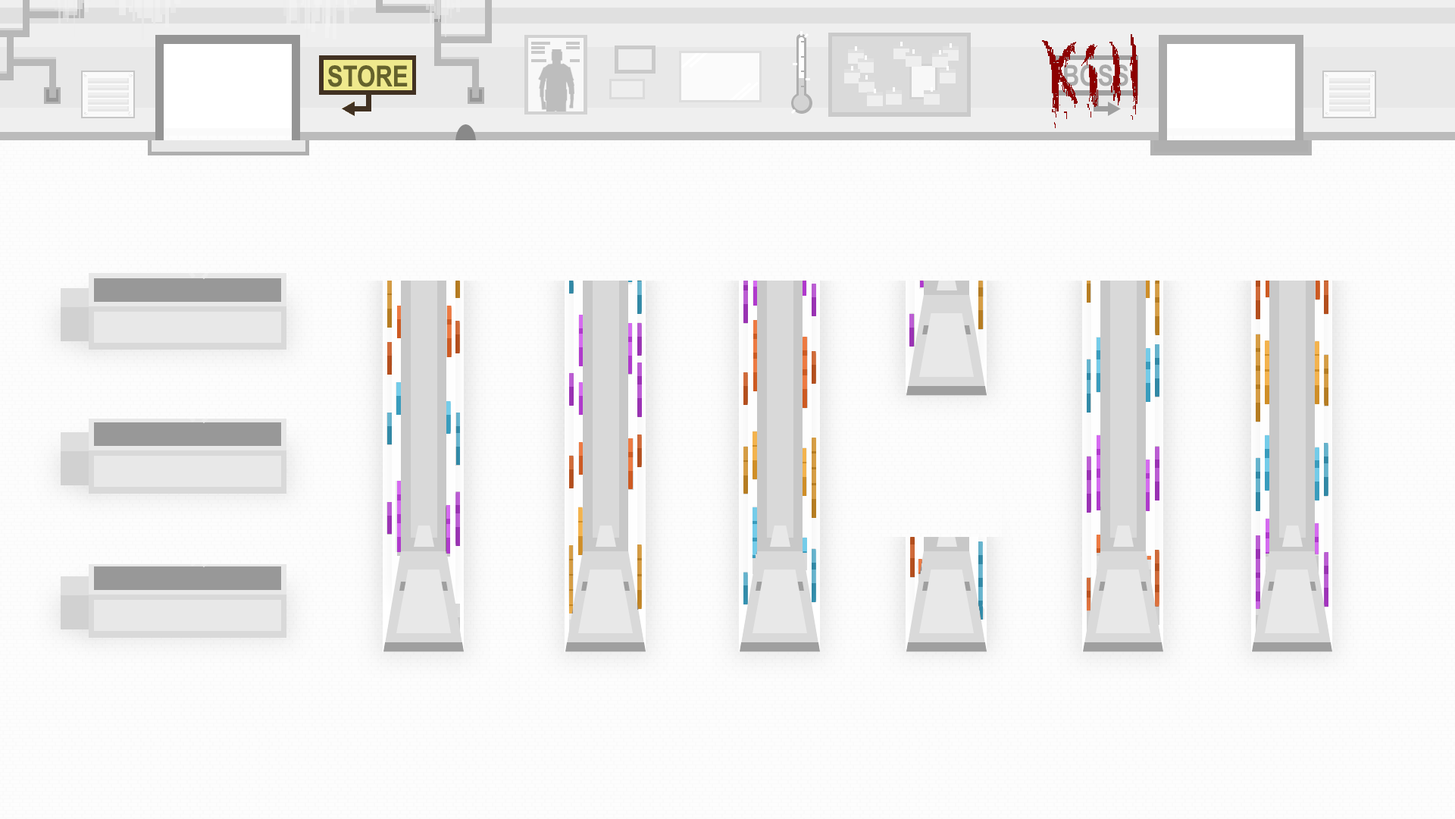
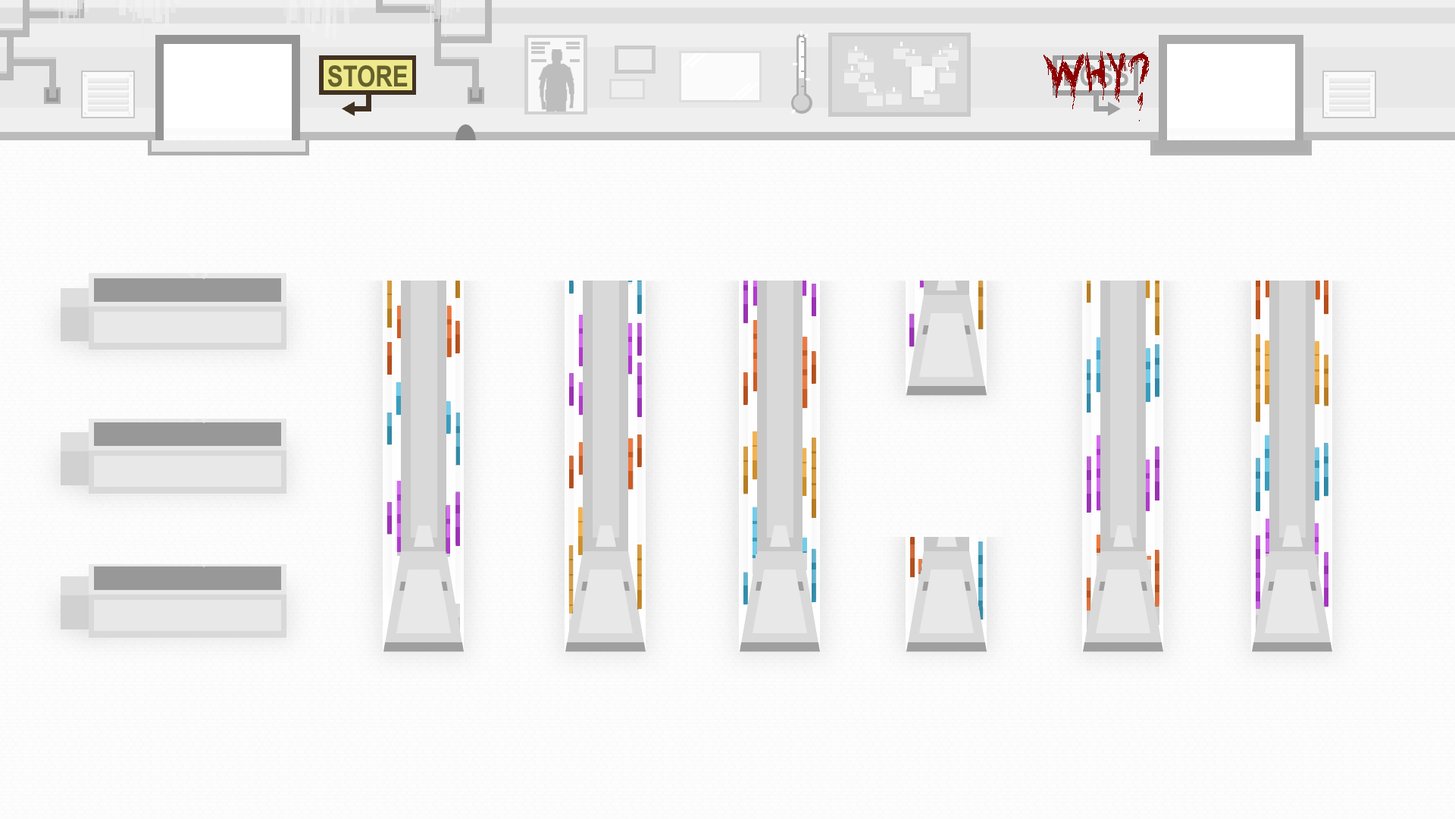
Layers edited between the first and the second 1455×819 image:
added layer "Blood #1" above "Blood" over bbox(1043, 50, 1150, 122)
hid "Blood" over bbox(1042, 34, 1138, 129)
